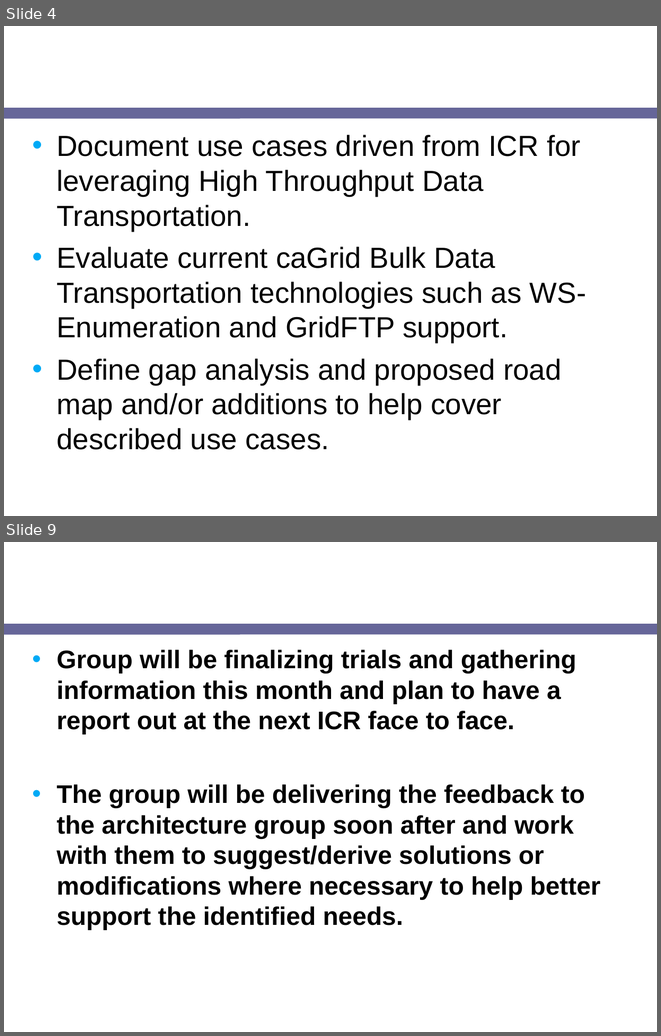
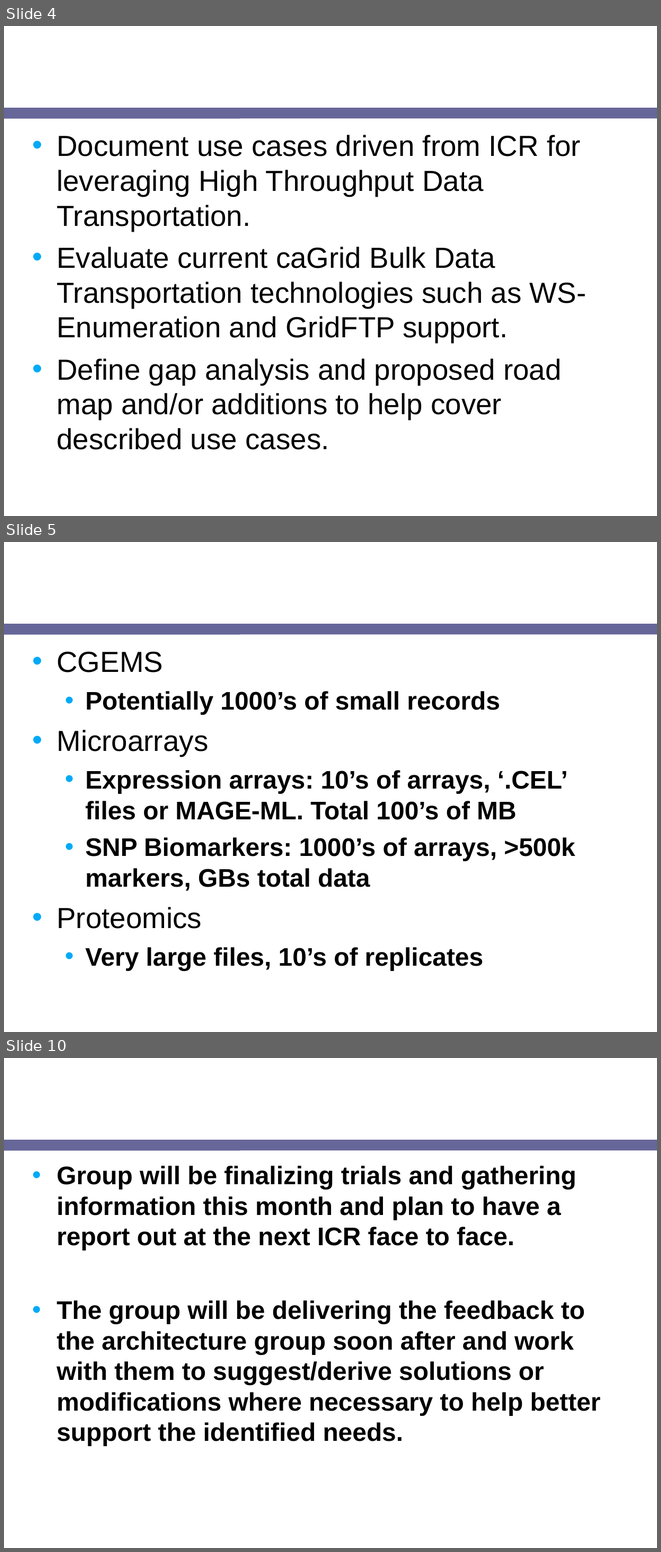
Before and after one commit to NCIP/cagrid-portal, a slide deck: cagrid-1-0/Documentation/presentations/200708_VCDE_ARCH/20070807_Day2_ICR-HTP-update.ppt. Shown one above the other, each under a label of ours: slides 4 and 9 before the commit, slides 4, 5 and 10 after it; the slides between them are not shown. The pictures are 661x1036 and 661x1552 pixels, drawn with LibreOffice and Linux fonts; fonts in the diff are those of the drawing; background and template pictures are left out. Boxes give left, top, right and bottom in pixels: in the first picture for what was removed or moved away, otherwise in the second. Text is boxed around its words. In the diff, an @@ line names an element or a change of style, - is before the commit and + after.

```diff
--- a/cagrid-1-0/Documentation/presentations/200708_VCDE_ARCH/20070807_Day2_ICR-HTP-update.ppt
+++ b/cagrid-1-0/Documentation/presentations/200708_VCDE_ARCH/20070807_Day2_ICR-HTP-update.ppt
@@ slide 5 added at [4, 542, 657, 1032], background picture (left out); not listed: 1 template element that a slide beside it also shows @@
@@ title added at [26, 542, 515, 618], 24 pt, text #FFFFFF, bold @@
+Use Cases: Data
@@ text added at [56, 651, 575, 970], 28 pt, text #000000, bold @@
+• CGEMS
+  • Potentially 1000’s of small records
+• Microarrays
+  • Expression arrays: 10’s of arrays, ‘.CEL’ files or MAGE-ML. Total 100’s of MB
+  • SNP Biomarkers: 1000’s of arrays, >500k markers, GBs total data
+• Proteomics
+  • Very large files, 10’s of replicates
@@ what was slide 9 is now slide 10 @@
```
Also in this commit, not shown: 4 slides changed, 1 other slide added, 1 slide removed.
